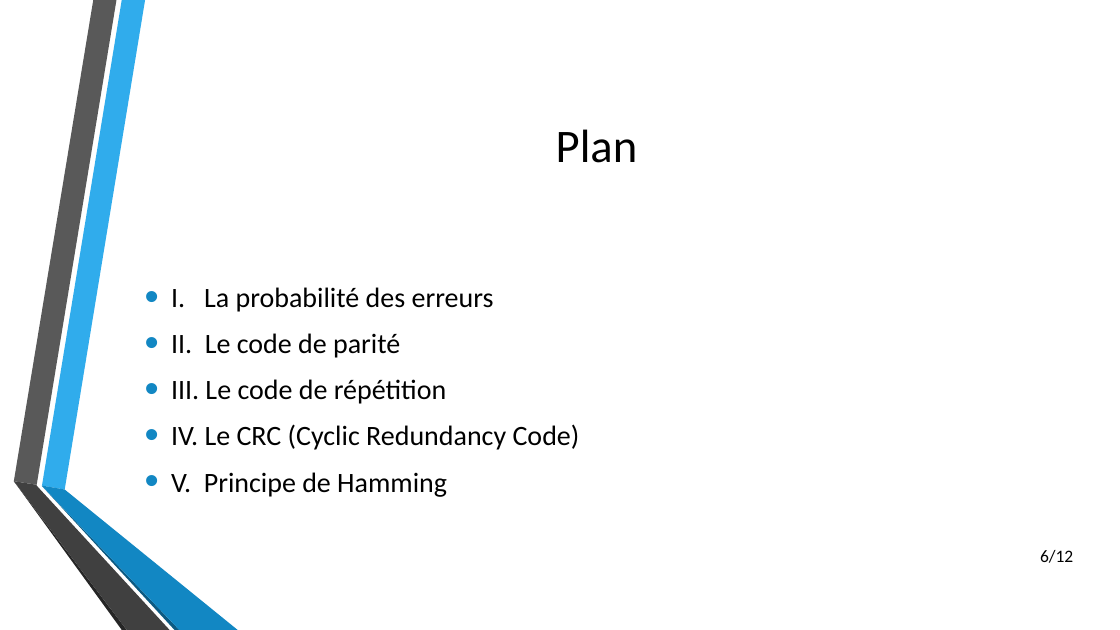
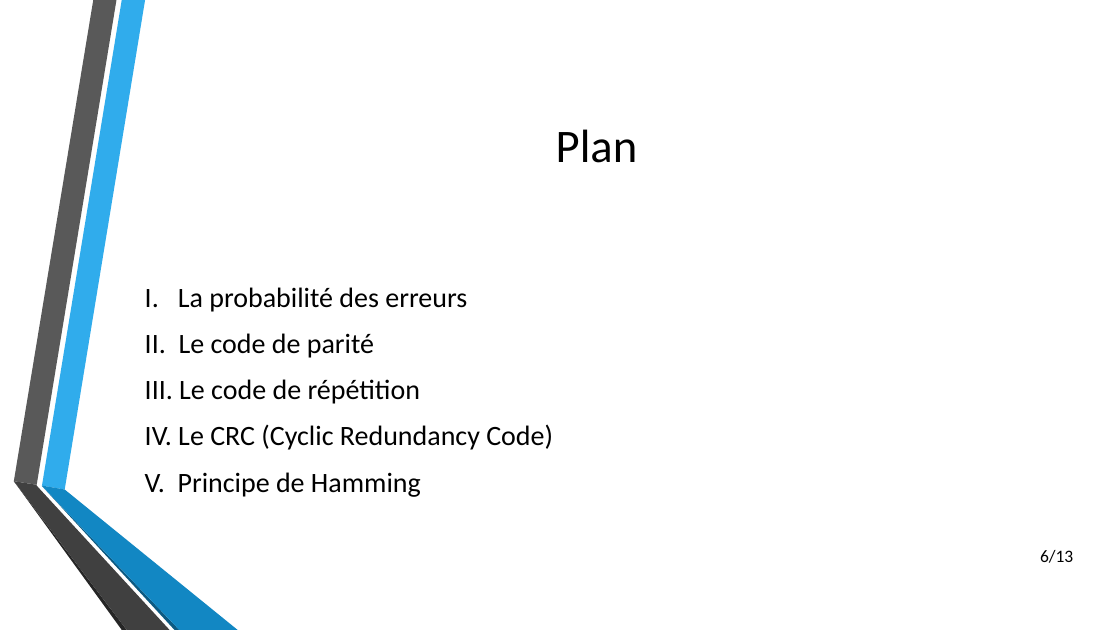
Before and after one commit to Guyoms/PTUT2016, a slide deck: slide 6 of SOUTENANCE/Modélisations Mathématiques.pptx. Drawn at 1120x630 pixels with LibreOffice and Linux fonts; fonts in the diff are those of the drawing; background and template pictures are left out. Boxes give left, top, right and bottom in pixels: in the first picture for what was removed or moved away, otherwise in the second. Text is boxed around its words. In the diff, an @@ line names an element or a change of style, - is before the commit and + after.

```diff
--- a/SOUTENANCE/Modélisations Mathématiques.pptx
+++ b/SOUTENANCE/Modélisations Mathématiques.pptx
@@ text "I. La probabilité des erreurs" at [145,287,553,497]: bullet • to none @@
@@ page number at [1040,550,1073,563]: text changed @@
-6/12
+6/13
```
Also in this commit, not shown: 6 other slides changed.
